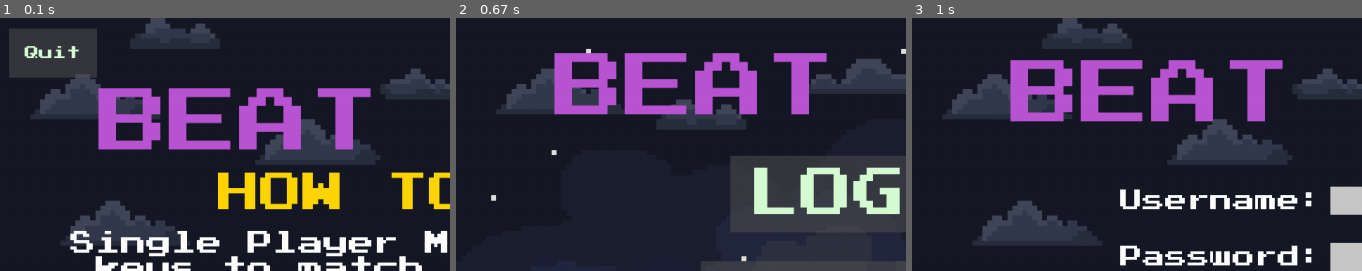
Above: before the commit, frames 1-3 (left to right).
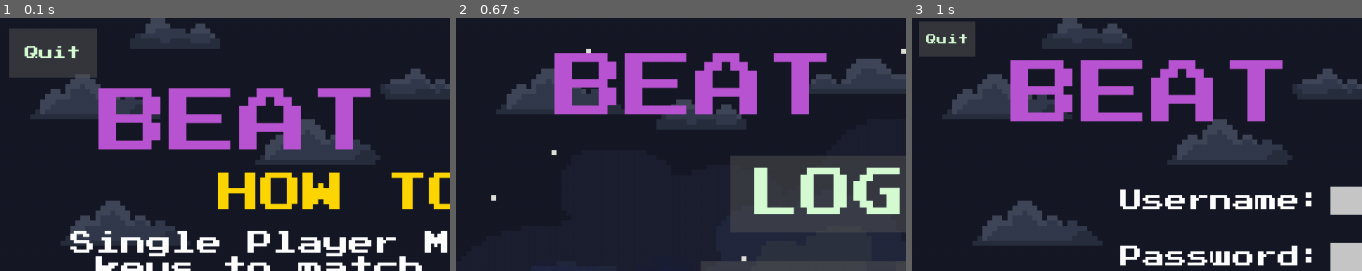
Above: after the commit, the same moments.

Repository: SaraCliff/PRE
Game: pygame game, started from Pygame/How_to_play_screen.py
Same seed, same stepped clock (60 frames per second), same inputs: the game is played once before the commit and once after it.
Inputs:
- Up to frame 1 (0.1 s): no input
- Up to frame 2 (0.67 s): click "LOG OUT" at 0.38 s
- Up to frame 3 (1 s): click "SIGN IN" at 0.72 s
The pictures show only the part of the screen within x 0-50%, y 0-50%; the shares and areas given below are measured in that part.

Frames 1-2 are identical in both runs. In frame 3, 1.7% of the frame differs, in the area x 1-14%, y 1-16%.

Commit message:
Fondos terminados y botones quit y back

Diff:
--- a/Pygame/Log_in_screen.py
+++ b/Pygame/Log_in_screen.py
@@ -34,6 +34,9 @@
     back_button = Button(image=pygame.transform.scale(pygame.image.load("assets/Options Rect.png"), (200, 60)),
                          pos=(WIDTH // 8, HEIGHT // 2 + 300), text_input="BACK", font=get_font(35),
                          base_color="#d7fcd4", hovering_color="White",image_path="assets/Options Rect.png")
+    Quit_button = Button(image=pygame.transform.scale(pygame.image.load("assets/Options Rect.png"), (80, 50)),
+                         pos=(50, 30), text_input="Quit", font=get_font(15),
+                         base_color="#d7fcd4", hovering_color="White", image_path="assets/Options Rect.png")
 
     last_verification_state = None
     message_bg = pygame.transform.scale(pygame.image.load("assets/Quit Rect.png"), (600, 100))
@@ -66,6 +69,9 @@
                         last_verification_state = result
                 if back_button.checkForInput(event.pos):
                     main_menu(screen, database = "userdata.db")
+                if Quit_button.checkForInput(event.pos):
+                    pygame.quit()
+                    sys.exit()
 
 
         pygame.draw.rect(screen, GRAY, (WIDTH // 4 + 275, HEIGHT // 3, WIDTH // 4, 40))
@@ -80,6 +86,8 @@
         log_in_button.update(screen)
         back_button.changeColor(pygame.mouse.get_pos())
         back_button.update(screen)
+        Quit_button.changeColor(pygame.mouse.get_pos())
+        Quit_button.update(screen)
 
         if last_verification_state is not None:
             message_rect = message_bg.get_rect(center=(WIDTH // 2, HEIGHT // 2+150))
--- a/Pygame/Nivel.py
+++ b/Pygame/Nivel.py
@@ -6,10 +6,11 @@
 from Presenter import Presenter
 
 class Nivel:
-    def __init__(self, mp3_file, txt_file, bpm, db_file='userdata.db'):
+    def __init__(self, mp3_file, txt_file, bpm, fondo_de_pantalla, db_file='userdata.db'):
         self.mp3_file = mp3_file
         self.txt_file = txt_file
         self.bpm = bpm
+        self.fondo_de_pantalla = fondo_de_pantalla
         self.db_file = db_file
 
         pygame.init()
@@ -19,10 +20,23 @@
         pygame.display.set_caption("Juego de Ritmo")
 
         self.model = Model()
-        self.view = View(self.screen_width, self.screen_height)
+        self.view = View(self.screen_width, self.screen_height, self.fondo_de_pantalla)
         self.presenter = Presenter(self.model, self.view, self.mp3_file, self.txt_file, self.bpm)
 
     def ejecutar(self):
         self.presenter.ejecutar()
         pygame.quit()
         sys.exit()
+
+if __name__ == "__main__":
+    pygame.init()
+    screen_width = 1280
+    screen_height = 720
+
+    mp3_file = "MP3_files/Jeff Hardy.mp3"
+    txt_file = "Txt_files/Blnko.txt"
+    bpm = 122
+    fondo_de_pantalla = "Imagenes/Fondos/FONDO_CUPIDO.png"
+
+    nivel = Nivel(mp3_file, txt_file, bpm, fondo_de_pantalla)
+    nivel.ejecutar()
--- a/Pygame/Presenter.py
+++ b/Pygame/Presenter.py
@@ -181,7 +181,7 @@
     screen_height = 720
 
     model = Model()
-    view = View(screen_width, screen_height)
+    view = View(screen_width, screen_height, fondo_de_pantalla="Imagenes/Fondos/nivel4.png")
 
     # Aquí debes obtener los archivos seleccionados (mp3 y txt) de alguna manera, por ejemplo:
     mp3_file = "MP3_files/Jeff Hardy.mp3"  # Reemplaza esto con la ruta al archivo seleccionado
--- a/Pygame/Select_level_screen.py
+++ b/Pygame/Select_level_screen.py
@@ -1,8 +1,9 @@
 import pygame
 import sys
-from button import Button, Database
+from button import Button, Database, Personaje
 from Menu_screen import main_menu
 from Nivel import Nivel
+from Select_player_mode_screen import select_player_mode_screen
 
 def select_level_screen(screen, database):
     pygame.init()
@@ -32,16 +33,20 @@
         high_score_cure = database.get_highest_score("top5_cure") or 0
 
         # Definimos el umbral de puntuación
-        score_threshold = 100
+        score_threshold_chiara = 178
+        score_threshold_smiths = 330
+        score_threshold_cure = 350
+        score_threshold_blnko = 268
+
 
         # Determinamos el color del texto basado en la puntuación
-        color_chiara = (0, 255, 0) if high_score_chiara >= score_threshold else (255, 0, 0)
-        color_smiths = (0, 255, 0) if high_score_smiths >= score_threshold else (255, 0, 0)
-        color_cure = (0, 255, 0) if high_score_cure >= score_threshold else (255, 0, 0)
-        color_blnko = (0, 255, 0) if high_score_blnko >= score_threshold else (255, 0, 0)
+        color_chiara = (0, 255, 0) if high_score_chiara >= score_threshold_chiara else (255, 0, 0)
+        color_smiths = (0, 255, 0) if high_score_smiths >= score_threshold_smiths else (255, 0, 0)
+        color_cure = (0, 255, 0) if high_score_cure >= score_threshold_cure else (255, 0, 0)
+        color_blnko = (0, 255, 0) if high_score_blnko >= score_threshold_blnko else (255, 0, 0)
 
         # Muestra la puntuación y el umbral para cada canción
-        SCORE_HEADER = get_font(10).render(f"{high_score_chiara}/{score_threshold}", True, color_chiara)
+        SCORE_HEADER = get_font(10).render(f"{high_score_chiara}/{score_threshold_chiara}", True, color_chiara)
         SCORE_RECT = SCORE_HEADER.get_rect(center=(300, 320))
         SCREEN.blit(SCORE_HEADER, SCORE_RECT)
 
@@ -49,23 +54,23 @@
         RANK_RECT = RANK_HEADER.get_rect(center=(300, 340))
         SCREEN.blit(RANK_HEADER, RANK_RECT)
 
-        SCORE_HEADER = get_font(10).render(f"{high_score_smiths}/{score_threshold}", True, color_smiths)
-        SCORE_RECT = SCORE_HEADER.get_rect(center=(500, 650))
+        SCORE_HEADER = get_font(10).render(f"{high_score_smiths}/{score_threshold_smiths}", True, color_smiths)
+        SCORE_RECT = SCORE_HEADER.get_rect(center=(500, 670))
         SCREEN.blit(SCORE_HEADER, SCORE_RECT)
 
         RANK_HEADER = get_font(10).render("There is a light that never goes out - The Smiths", True, color_smiths)
-        RANK_RECT = RANK_HEADER.get_rect(center=(500, 670))
+        RANK_RECT = RANK_HEADER.get_rect(center=(500, 690))
         SCREEN.blit(RANK_HEADER, RANK_RECT)
 
-        SCORE_HEADER = get_font(10).render(f"{high_score_cure}/{score_threshold}", True, color_cure)
-        SCORE_RECT = SCORE_HEADER.get_rect(center=(750, 280))
+        SCORE_HEADER = get_font(10).render(f"{high_score_cure}/{score_threshold_cure}", True, color_cure)
+        SCORE_RECT = SCORE_HEADER.get_rect(center=(750, 270))
         SCREEN.blit(SCORE_HEADER, SCORE_RECT)
 
         RANK_HEADER = get_font(10).render("Just like heaven - The Cure", True, color_cure)
-        RANK_RECT = RANK_HEADER.get_rect(center=(750, 300))
+        RANK_RECT = RANK_HEADER.get_rect(center=(750, 290))
         SCREEN.blit(RANK_HEADER, RANK_RECT)
 
-        SCORE_HEADER = get_font(10).render(f"{high_score_blnko}/{score_threshold}", True, color_blnko)
+        SCORE_HEADER = get_font(10).render(f"{high_score_blnko}/{score_threshold_blnko}", True, color_blnko)
         SCORE_RECT = SCORE_HEADER.get_rect(center=(980, 690))
         SCREEN.blit(SCORE_HEADER, SCORE_RECT)
 
@@ -78,15 +83,15 @@
                                text_input="LEVEL 1", font=get_font(10), base_color="#d7fcd4", hovering_color="White", image_path="assets/Options Rect.png")
 
         level2_BUTTON = Button(image=pygame.transform.scale(Fondobut, (100, 40)), pos=(490, 640),
-                               text_input="LEVEL 2", font=get_font(10), base_color="#d7fcd4" if high_score_chiara >= score_threshold else "#808080",
+                               text_input="LEVEL 2", font=get_font(10), base_color="#d7fcd4" if high_score_chiara >= score_threshold_smiths else "#808080",
                                hovering_color="White", image_path="assets/Options Rect.png")
 
         level3_BUTTON = Button(image=pygame.transform.scale(Fondobut, (100, 40)), pos=(750, 320),
-                               text_input="LEVEL 3", font=get_font(10), base_color="#d7fcd4" if high_score_smiths >= score_threshold else "#808080",
+                               text_input="LEVEL 3", font=get_font(10), base_color="#d7fcd4" if high_score_smiths >= score_threshold_cure else "#808080",
                                hovering_color="White", image_path="assets/Options Rect.png")
 
         level4_BUTTON = Button(image=pygame.transform.scale(Fondobut, (100, 40)), pos=(980, 660),
-                               text_input="LEVEL 4", font=get_font(10), base_color="#d7fcd4" if high_score_cure >= score_threshold else "#808080",
+                               text_input="LEVEL 4", font=get_font(10), base_color="#d7fcd4" if high_score_cure >= score_threshold_blnko else "#808080",
                                hovering_color="White", image_path="assets/Options Rect.png")
 
         log_out_BUTTON = Button(image=pygame.transform.scale(Fondobut, (175, 50)), pos=(1175, 27.5),
@@ -95,9 +100,14 @@
         Quit_BUTTON = Button(image=pygame.transform.scale(Fondobut, (125, 50)), pos=(75, 27.5),
                              text_input="Quit", font=get_font(20), base_color="#d7fcd4", hovering_color="White", image_path="assets/Options Rect.png")
 
+        BACK_BUTTON = Button(image=pygame.transform.scale(Fondobut, (100, 50)), pos=(60, 690),
+                             text_input="BACK", font=get_font(20), base_color="#d7fcd4", hovering_color="White",
+                             image_path="assets/Options Rect.png")
+
+
         SCREEN.blit(MENU_TEXT, MENU_RECT)
 
-        for button in [level1_BUTTON, level2_BUTTON, level3_BUTTON, level4_BUTTON, log_out_BUTTON, Quit_BUTTON]:
+        for button in [level1_BUTTON, level2_BUTTON, level3_BUTTON, level4_BUTTON, log_out_BUTTON, Quit_BUTTON, BACK_BUTTON]:
             button.changeColor(MENU_MOUSE_POS)
             button.update(SCREEN)
 
@@ -109,19 +119,19 @@
             if event.type == pygame.MOUSEBUTTONDOWN:
                 if level1_BUTTON.checkForInput(MENU_MOUSE_POS):
                     database.actualizar_cancion_jugada(cancion="top5_chiara")
-                    nivel = Nivel("MP3_files/3 de febrero.mp3", "Txt_files/chiara.txt", bpm=82)
+                    nivel = Nivel("MP3_files/3 de febrero.mp3", "Txt_files/chiara.txt", bpm=82,fondo_de_pantalla="Imagenes/Fondos/nivel1.png")
                     nivel.ejecutar()
-                if level2_BUTTON.checkForInput(MENU_MOUSE_POS) and high_score_chiara >= score_threshold:
+                if level2_BUTTON.checkForInput(MENU_MOUSE_POS) and high_score_chiara >= score_threshold_chiara:
                     database.actualizar_cancion_jugada(cancion="top5_smiths")
-                    nivel = Nivel("MP3_files/There Is a Light That Never Goes Out.mp3", "Txt_files/smiths.txt", bpm=136)
+                    nivel = Nivel("MP3_files/There Is a Light That Never Goes Out.mp3", "Txt_files/smiths.txt", bpm=136, fondo_de_pantalla="Imagenes/Fondos/nivel2.png")
                     nivel.ejecutar()
-                if level3_BUTTON.checkForInput(MENU_MOUSE_POS) and high_score_smiths >= score_threshold:
+                if level3_BUTTON.checkForInput(MENU_MOUSE_POS) and high_score_smiths >= score_threshold_smiths:
                     database.actualizar_cancion_jugada(cancion="top5_cure")
-                    nivel = Nivel("MP3_files/Just like heaven.mp3", "Txt_files/cure.txt", bpm=151)
+                    nivel = Nivel("MP3_files/Just like heaven.mp3", "Txt_files/cure.txt", bpm=151, fondo_de_pantalla="Imagenes/Fondos/nivel3.png")
                     nivel.ejecutar()
-                if level4_BUTTON.checkForInput(MENU_MOUSE_POS) and high_score_cure >= score_threshold:
+                if level4_BUTTON.checkForInput(MENU_MOUSE_POS) and high_score_cure >= score_threshold_cure:
                     database.actualizar_cancion_jugada(cancion="top5_blnko")
-                    nivel = Nivel("MP3_files/Jeff Hardy.mp3", "Txt_files/Blnko.txt", bpm=122)
+                    nivel = Nivel("MP3_files/Jeff Hardy.mp3", "Txt_files/Blnko.txt", bpm=122, fondo_de_pantalla="Imagenes/Fondos/nivel4.png")
                     nivel.ejecutar()
                 if log_out_BUTTON.checkForInput(MENU_MOUSE_POS):
                     database.logout()
@@ -130,6 +140,10 @@
                     database.logout()
                     pygame.quit()
                     sys.exit()
+                if BACK_BUTTON.checkForInput(MENU_MOUSE_POS):
+                    database.borrar_personaje1()
+                    database.borrar_personaje2()
+                    select_player_mode_screen(SCREEN,Personaje, database = "userdata.db")
 
         pygame.display.update()
 
--- a/Pygame/Sign_in_screen.py
+++ b/Pygame/Sign_in_screen.py
@@ -30,11 +30,14 @@
     last_verification_state = None
 
     but = pygame.image.load("assets/Options Rect.png")
-    quit_button = Button(image=pygame.transform.scale(but,(200,60)), pos=(WIDTH // 8, HEIGHT // 2 + 300),
+    back_button = Button(image=pygame.transform.scale(but,(200,60)), pos=(WIDTH // 8, HEIGHT // 2 + 300),
                          text_input="BACK", font=get_font(35), base_color="#d7fcd4", hovering_color="White", image_path="assets/Options Rect.png")
 
     check_button = Button(image=pygame.transform.scale(but, (300, 80)), pos=(WIDTH // 2, HEIGHT // 2 + 300),
                           text_input="CHECK", font=get_font(50), base_color="#d7fcd4", hovering_color="White", image_path="assets/Options Rect.png")
+    Quit_button = Button(image=pygame.transform.scale(pygame.image.load("assets/Options Rect.png"), (80, 50)),
+                         pos=(50, 30), text_input="Quit", font=get_font(15),
+                         base_color="#d7fcd4", hovering_color="White", image_path="assets/Options Rect.png")
 
     verification_bg = pygame.image.load("assets/Quit Rect.png")
     verification_bg = pygame.transform.scale(verification_bg, (WIDTH // 2 + 200, 100))
@@ -55,8 +58,12 @@
 
             if event.type == pygame.MOUSEBUTTONDOWN:
 
-                if quit_button.checkForInput(event.pos):
+                if back_button.checkForInput(event.pos):
                     main_menu(screen, database="userdata.db")
+
+                if Quit_button.checkForInput(event.pos):
+                    pygame.quit()
+                    sys.exit()
 
                 if check_button.checkForInput(event.pos):
                     user = User(username_input.text, password_input.text, repeat_password_input.text)
@@ -90,10 +97,12 @@
                               pygame.Rect(WIDTH // 4 - 310, HEIGHT // 3 + 160, WIDTH // 2, 40))
         text_drawer.draw_text("BEAT BLAST", get_font(100), PINK,
                               pygame.Rect(WIDTH // 4, HEIGHT // 3 - 150, WIDTH // 2, 40))
-        quit_button.changeColor(pygame.mouse.get_pos())
-        quit_button.update(screen)
+        back_button.changeColor(pygame.mouse.get_pos())
+        back_button.update(screen)
         check_button.changeColor(pygame.mouse.get_pos())
         check_button.update(screen)
+        Quit_button.changeColor(pygame.mouse.get_pos())
+        Quit_button.update(screen)
 
         if show_verification_text:
             screen.blit(verification_bg, (WIDTH // 4-100, HEIGHT // 3 + 250))
--- a/Pygame/View.py
+++ b/Pygame/View.py
@@ -1,14 +1,13 @@
 import pygame
 
-
 class View:
-    def __init__(self, screen_width, screen_height):
+    def __init__(self, screen_width, screen_height, fondo_de_pantalla):
         self.screen_width = screen_width
         self.screen_height = screen_height
         self.screen = pygame.display.set_mode((screen_width, screen_height))
         pygame.display.set_caption("Juego de Ritmo")
 
-        self.fondo_de_pantalla = pygame.image.load("Imagenes/Fondos/FONDO_CUPIDO.png").convert()
+        self.fondo_de_pantalla = pygame.image.load(fondo_de_pantalla).convert()
         self.fondo_de_pantalla = pygame.transform.scale(self.fondo_de_pantalla, (screen_width, screen_height))
 
         self.WHITE = (255, 255, 255)
--- a/Pygame/button.py
+++ b/Pygame/button.py
@@ -74,7 +74,7 @@
 		self.conn = sqlite3.connect(filename)
 		self.c = self.conn.cursor()
 		self.c.execute('''CREATE TABLE IF NOT EXISTS users
-                          (username TEXT PRIMARY KEY, password TEXT, SignIn INTEGER DEFAULT 0, Personaje1 TEXT)''')
+                          (username TEXT PRIMARY KEY, password TEXT, SignIn INTEGER DEFAULT 0, Personaje1 TEXT, Personaje1 TEXT, Top5_chiara TEXT,Top5_smiths TEXT, Top5_cure TEXT, Top5_blnko TEXT, Cancion_jugada TEXT)''')
 		self.conn.commit()
 
 	def register_user(self, username, password):
Binary file removed: Pygame/Assets/FONDOmain.png
Binary file removed: Pygame/Assets/fondo2.jpg
Binary file removed: Pygame/Assets/fondo3.webp
Binary file removed: Pygame/Assets/fondo5.png
Binary file changed: Pygame/Imagenes/Fondos/nivel1.png
Binary file changed: Pygame/Imagenes/Fondos/nivel2.png
Binary file changed: Pygame/Imagenes/Fondos/nivel3.png
Binary file changed: Pygame/Imagenes/Fondos/nivel4.png
Binary file changed: Pygame/userdata.db
